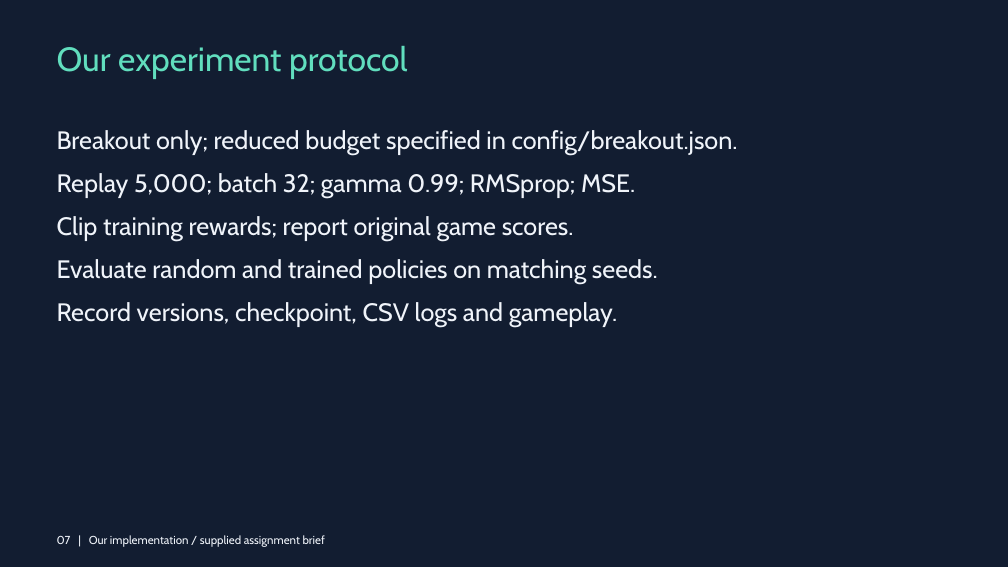
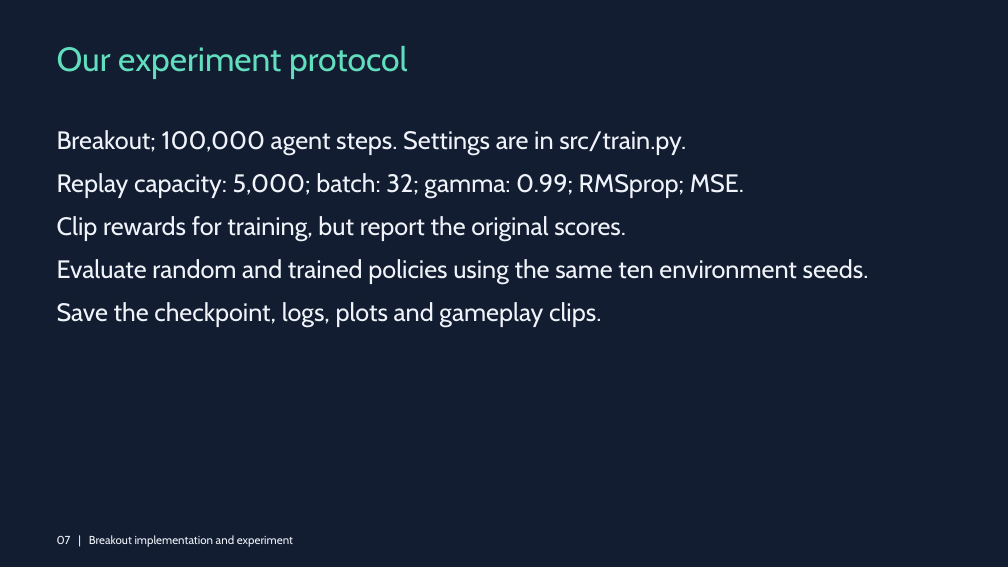
Before and after one commit to Eahmed99/aiml-drl-atari, a slide deck: slide 7 of submission/DRL_PlayingAtari_GroupPENDING.pptx. Drawn at 1008x567 pixels with LibreOffice and Linux fonts; fonts in the diff are those of the drawing. Boxes give left, top, right and bottom in pixels: in the first picture for what was removed or moved away, otherwise in the second. Text is boxed around its words. In the diff, an @@ line names an element or a change of style, - is before the commit and + after.

```diff
--- a/submission/DRL_PlayingAtari_GroupPENDING.pptx
+++ b/submission/DRL_PlayingAtari_GroupPENDING.pptx
@@ text at (57,130,869,327): text changed @@
-Breakout only; reduced budget specified in config/breakout.json.
-Replay 5,000; batch 32; gamma 0.99; RMSprop; MSE.
-Clip training rewards; report original game scores.
-Evaluate random and trained policies on matching seeds.
-Record versions, checkpoint, CSV logs and gameplay.
+Breakout; 100,000 agent steps. Settings are in src/train.py.
+Replay capacity: 5,000; batch: 32; gamma: 0.99; RMSprop; MSE.
+Clip rewards for training, but report the original scores.
+Evaluate random and trained policies using the same ten environment seeds.
+Save the checkpoint, logs, plots and gameplay clips.
@@ text at (57,535,293,547): text changed @@
-07 | Our implementation / supplied assignment brief
+07 | Breakout implementation and experiment
```
Also in this commit, not shown: 9 other slides changed, 4 other files.
